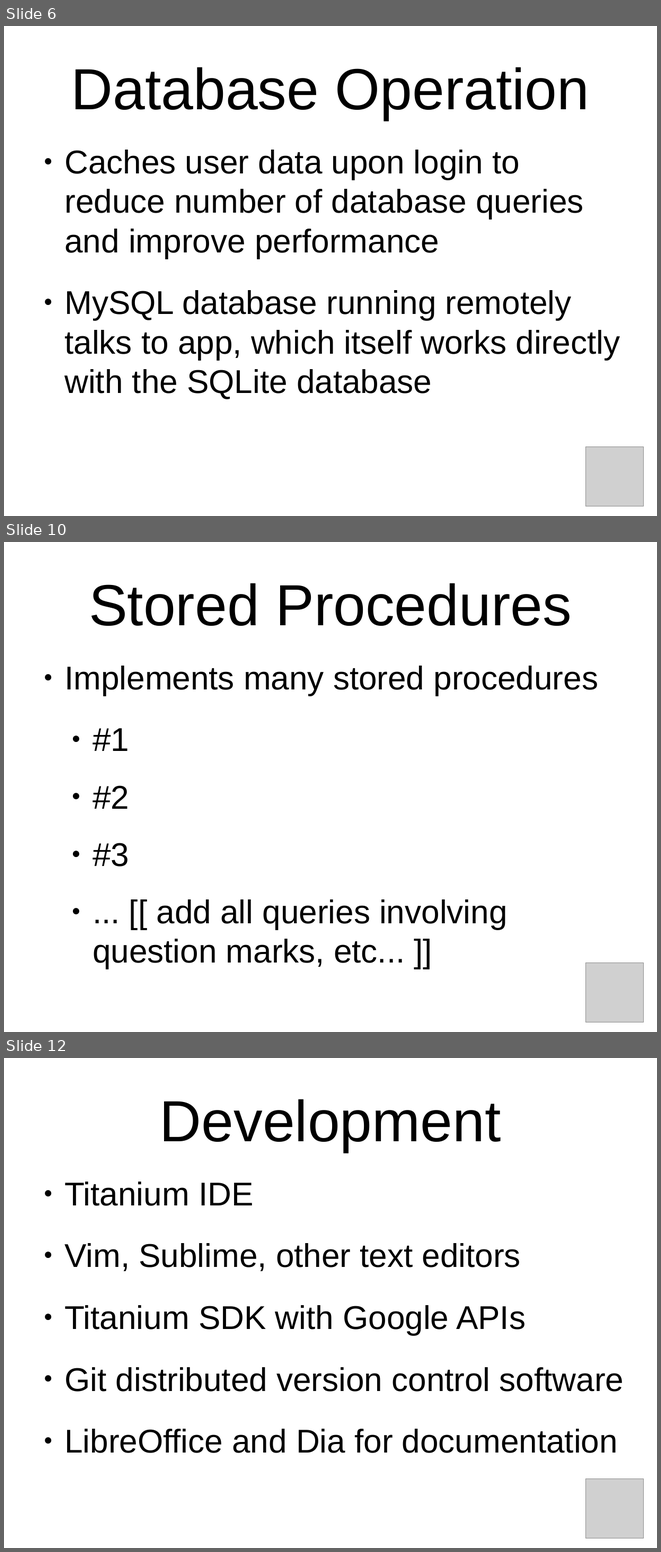
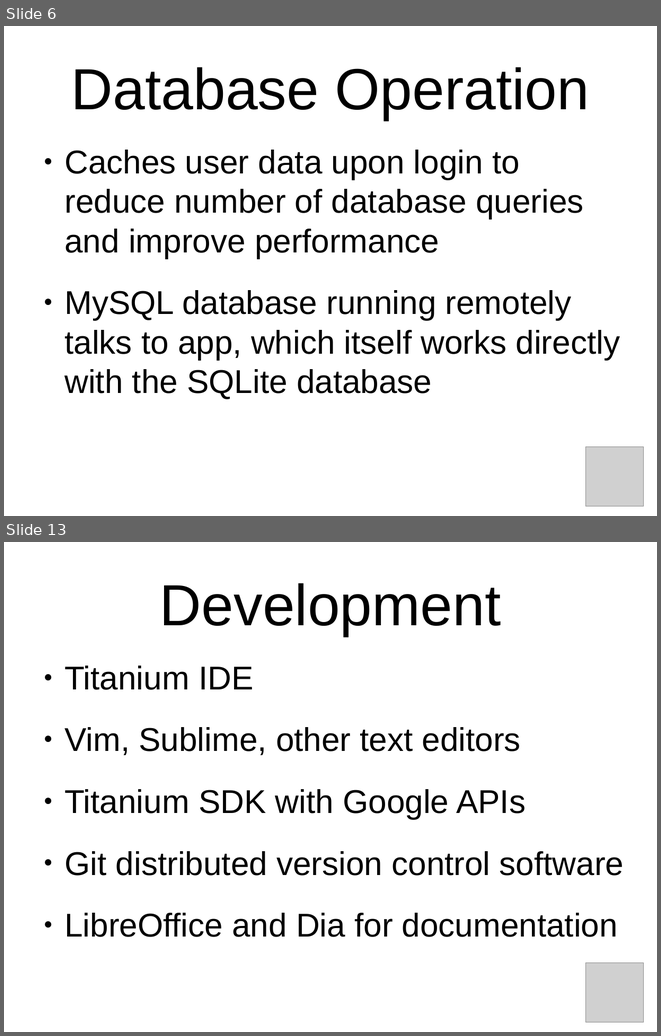
Before and after one commit to oddshocks/hivemind, a slide deck: docs/demo.odp. Shown one above the other, each under a label of ours: slides 6, 10 and 12 before the commit, slides 6 and 13 after it; the slides between them are not shown. The pictures are 661x1552 and 661x1036 pixels, drawn with LibreOffice and Linux fonts; fonts in the diff are those of the drawing; grey boxes stand for pictures; background and template pictures are left out. Boxes give left, top, right and bottom in pixels: in the first picture for what was removed or moved away, otherwise in the second. Text is boxed around its words. In the diff, an @@ line names an element or a change of style, - is before the commit and + after.

```diff
--- a/docs/demo.odp
+++ b/docs/demo.odp
@@ slide 10 removed at box(4, 542, 657, 1032), background picture (left out) @@
@@ title removed at box(89, 583, 572, 626) @@
-Stored Procedures
@@ text removed at box(64, 665, 598, 969) @@
-● Implements many stored procedures
-  ● #1
-  ● #2
-  ● #3
-  ● ... [[ add all queries involving question marks, etc... ]]
@@ picture removed at box(586, 963, 644, 1022) @@
@@ what was slide 12 is now slide 13 @@
```
Also in this commit, not shown: 3 slides changed, 4 slides added, 2 other slides removed, 1 other file.
